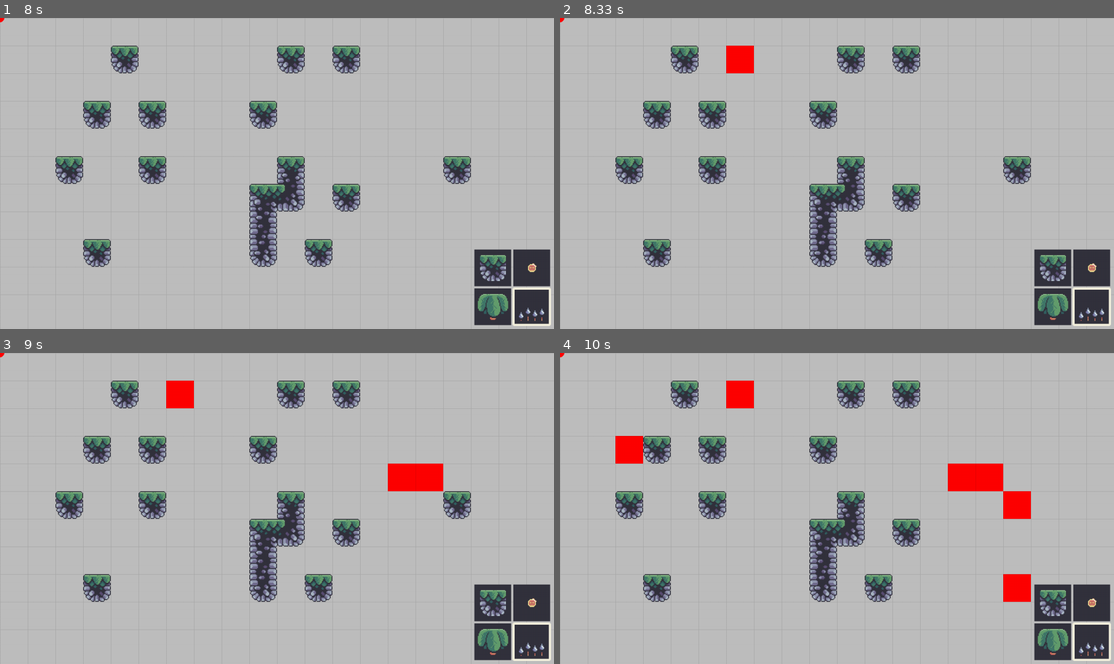
Above: before the commit, frames 1-4 (two rows, left to right).
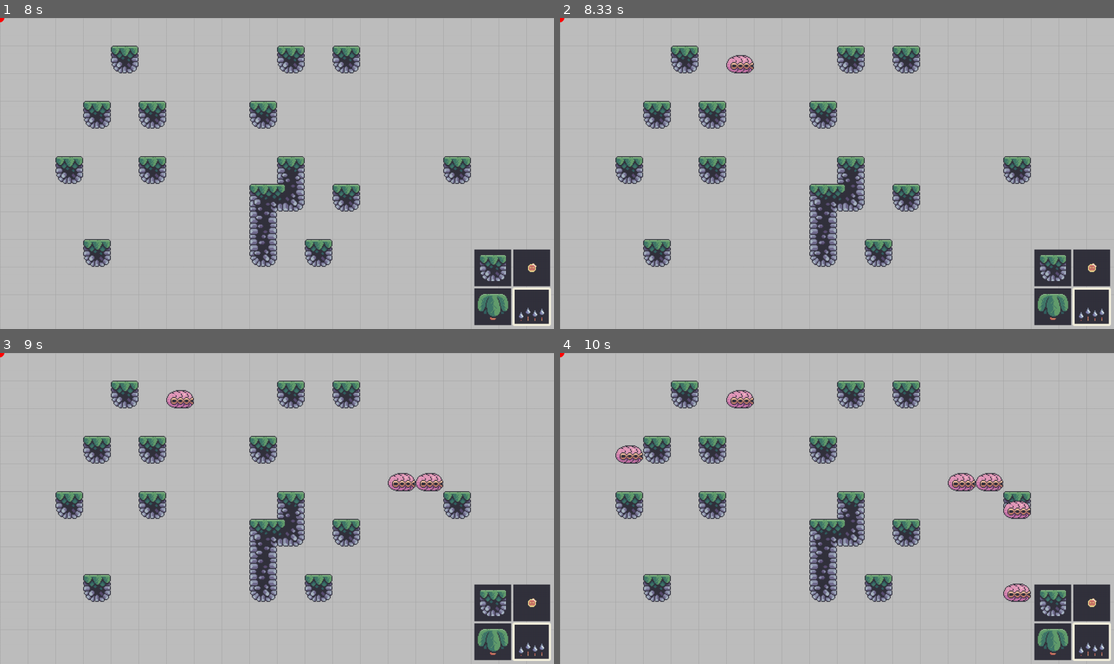
Above: after the commit, the same moments.

Repository: vaclavtruhlarik/PyGame-Mario_maker
Game: pygame game, started from code/main.py
Same seed, same stepped clock (60 frames per second), same inputs: the game is played once before the commit and once after it.
Inputs (mouse positions are in pixels of both pictures, inside the frame that each line leads up to):
- Up to frame 1 (8 s): click (277, 173) at 0.38 s; click (254, 185) at 0.72 s; click (454, 164) at 1.05 s; click (277, 195) at 1.38 s; click (144, 176) at 1.72 s; click (332, 241) at 2.05 s; click (105, 126) at 2.38 s; click (105, 245) at 2.72 s; click (360, 64) at 3.05 s; click (481, 282) at 3.38 s; click (343, 201) at 3.72 s; click (132, 58) at 4.05 s; click (288, 67) at 4.38 s; click (144, 111) at 4.72 s; click (77, 164) at 5.05 s; click (249, 254) at 5.38 s; click (277, 210) at 6.22 s; click (260, 120) at 6.55 s; click (487, 291) at 6.88 s; hold Left from 7.67 s (still down)
- Up to frame 2 (8.33 s): release Left at 8.2 s; click (748, 70) at 8.28 s
- Up to frame 3 (9 s): click (387, 483) at 8.62 s; click (421, 480) at 8.95 s
- Up to frame 4 (10 s): click (1030, 589) at 9.28 s; click (626, 440) at 9.62 s; click (1008, 502) at 9.95 s

Frame 1 is identical in both runs. In frame 2, 0.4% of the frame differs, in the area x 30-35%, y 8-18%; in frame 3, 1.3%; in frame 4, 2.7%, in the area x 10-85%, y 8-81%.

Commit message:
Adding animations for water, coins and enemies

Diff:
--- a/code/editor.py
+++ b/code/editor.py
@@ -4,6 +4,7 @@
 from pygame.mouse import get_pos as mouse_pos
 from pygame.image import load
 from settings import *
+from support import *
 
 from menu import Menu
 
@@ -76,6 +77,23 @@
 	def imports(self):
 		self.water_bottom = load('../graphics/terrain/water/water_bottom.png')
 
+		# animations
+		self.animations = {}
+		for key, value in EDITOR_DATA.items():
+			if value['graphics']:
+				graphics = import_folder(value['graphics'])
+				self.animations[key] = {
+					'frame index': 0,
+					'frames': graphics,
+					'length': len(graphics)
+				}
+
+	def animation_update(self, dt):
+		for value in self.animations.values():
+			value['frame index'] += ANIMATION_SPEED * dt
+			if value['frame index'] >= value['length']:
+				value['frame index'] = 0
+
 	# input
 	def event_loop(self):
 		for event in pygame.event.get():
@@ -163,9 +181,10 @@
 				if tile.water_on_top:
 					self.display_surface.blit(self.water_bottom, pos)
 				else:
-					test_surf = pygame.Surface((TILE_SIZE, TILE_SIZE))
-					test_surf.fill('green')
-					self.display_surface.blit(test_surf, pos)
+					frames = self.animations[3]['frames']
+					index = int(self.animations[3]['frame index'])
+					surf = frames[index]
+					self.display_surface.blit(surf, pos)
 
 			# terrain
 			if tile.has_terrain:
@@ -175,18 +194,25 @@
 
 			# coin
 			if tile.coin:
-				test_surf = pygame.Surface((TILE_SIZE, TILE_SIZE))
-				test_surf.fill('yellow')
-				self.display_surface.blit(test_surf, pos)
+				frames = self.animations[tile.coin]['frames']
+				index = int(self.animations[tile.coin]['frame index'])
+				surf = frames[index]
+				rect = surf.get_rect(center = (pos[0] + TILE_SIZE / 2, pos[1] + TILE_SIZE / 2))
+				self.display_surface.blit(surf, rect)
 
 			# enemy
 			if tile.enemy:
-				test_surf = pygame.Surface((TILE_SIZE, TILE_SIZE))
-				test_surf.fill('red')
-				self.display_surface.blit(test_surf, pos)
+				frames = self.animations[tile.enemy]['frames']
+				index = int(self.animations[tile.enemy]['frame index'])
+				surf = frames[index]
+				rect = surf.get_rect(midbottom = (pos[0] + TILE_SIZE / 2, pos[1] + TILE_SIZE))
+				self.display_surface.blit(surf, rect)
 
 	def run(self, dt):
 		self.event_loop()
+
+		# updating
+		self.animation_update(dt)
 
 		# drawing
 		self.display_surface.fill('gray')
